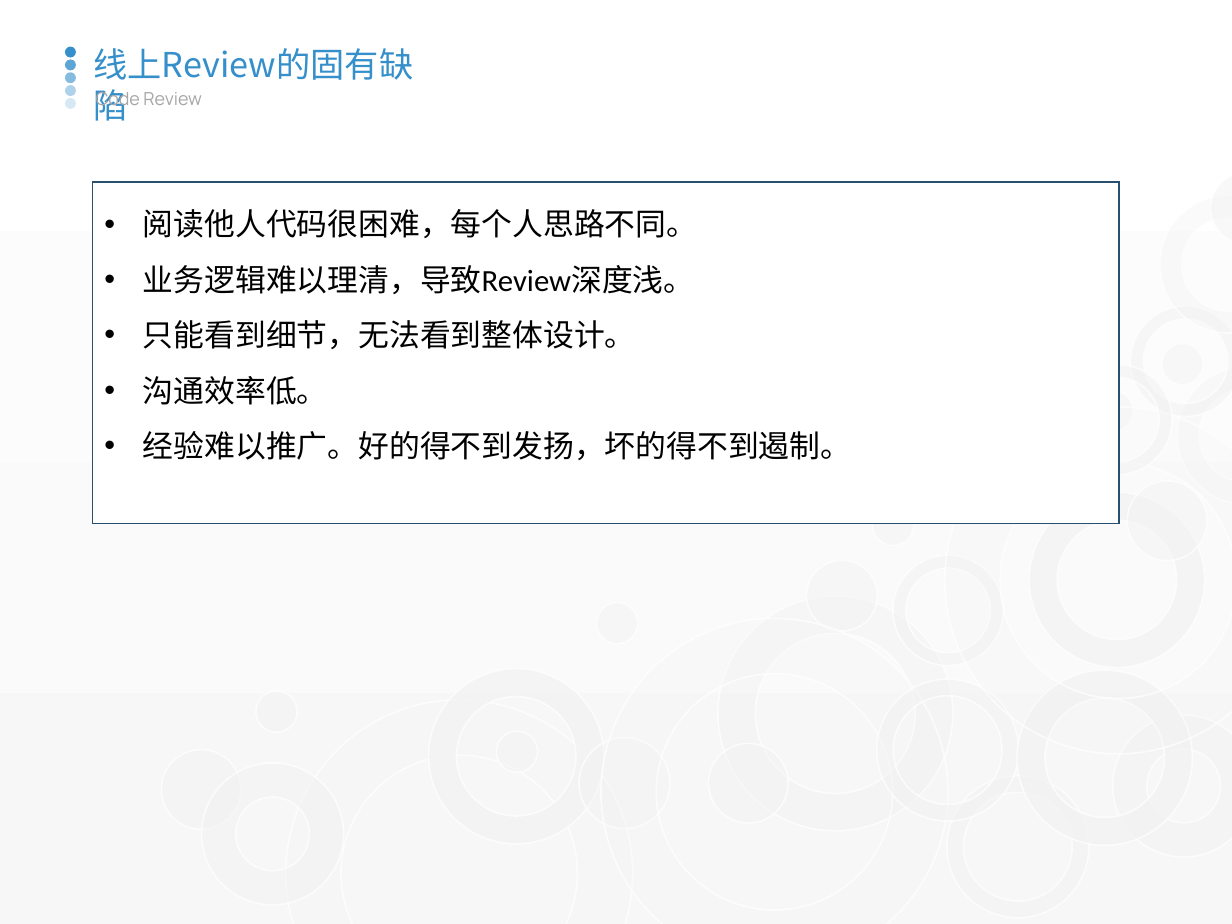
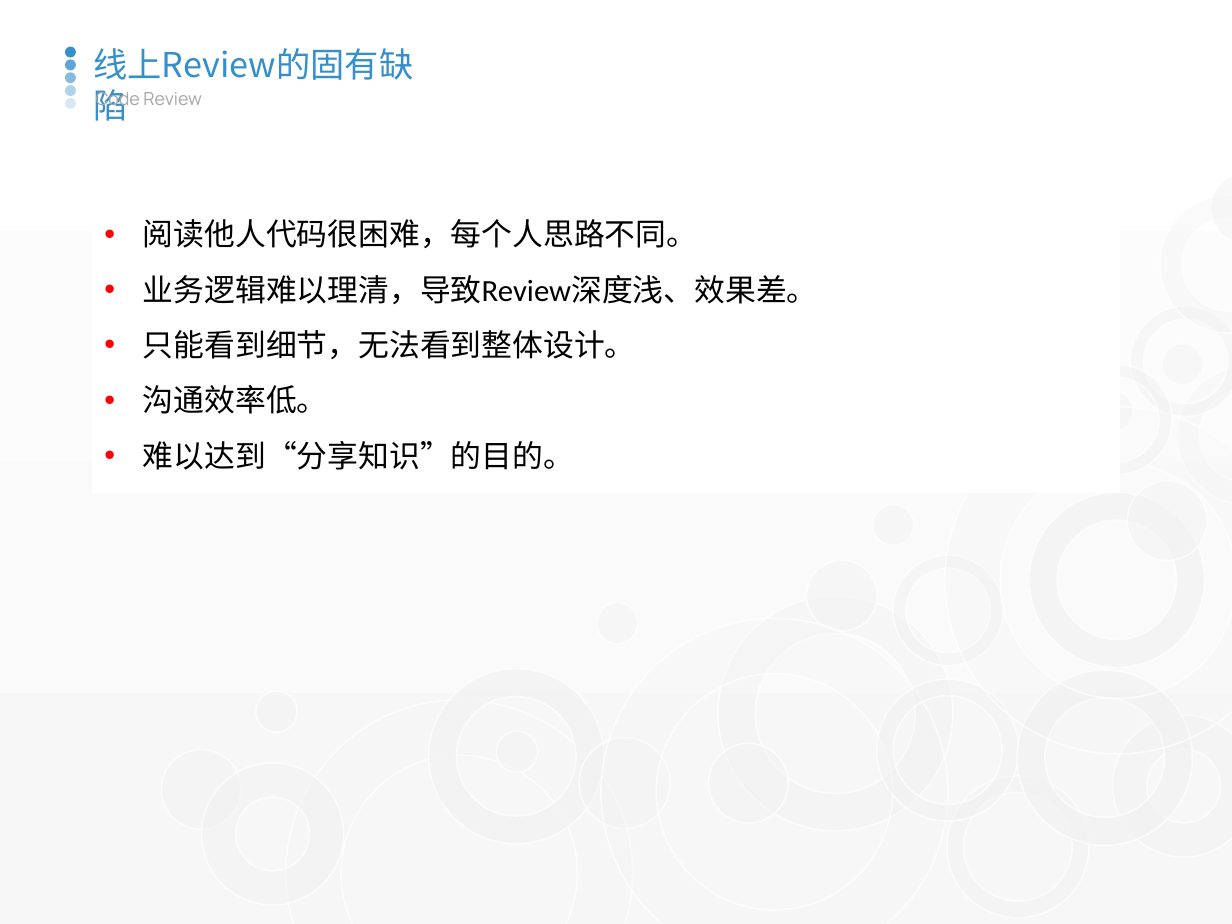
Before and after one commit to watermoonlx/code-review-unit-test, a slide deck: slide 16 of Code Review & Unit Test.pptx. Drawn at 1232x924 pixels with LibreOffice and Linux fonts; fonts in the diff are those of the drawing. Boxes give left, top, right and bottom in pixels: in the first picture for what was removed or moved away, otherwise in the second. Text is boxed around its words. In the diff, an @@ line names an element or a change of style, - is before the commit and + after.

```diff
--- a/Code Review & Unit Test.pptx
+++ b/Code Review & Unit Test.pptx
@@ rectangle "阅读他人代码很困难，每个人思路不同。" resized from (x1=92, y1=182, x2=1119, y2=524) to (x1=92, y1=177, x2=1119, y2=492) @@
@@ rectangle "阅读他人代码很困难，每个人思路不同。" at (x1=92, y1=177, x2=1119, y2=492): outline #27506E 0.75 pt to #FFFFFF 0.75 pt @@
@@ text in rectangle at (x1=143, y1=275, x2=818, y2=304): text changed @@
-• 业务逻辑难以理清，导致Review深度浅。
+• 业务逻辑难以理清，导致Review深度浅、效果差。
@@ text in rectangle at (x1=143, y1=441, x2=574, y2=470): text changed @@
-• 经验难以推广。好的得不到发扬，坏的得不到遏制。
+• 难以达到“分享知识”的目的。
```
Also in this commit, not shown: 8 other slides changed, 3 slides added.
